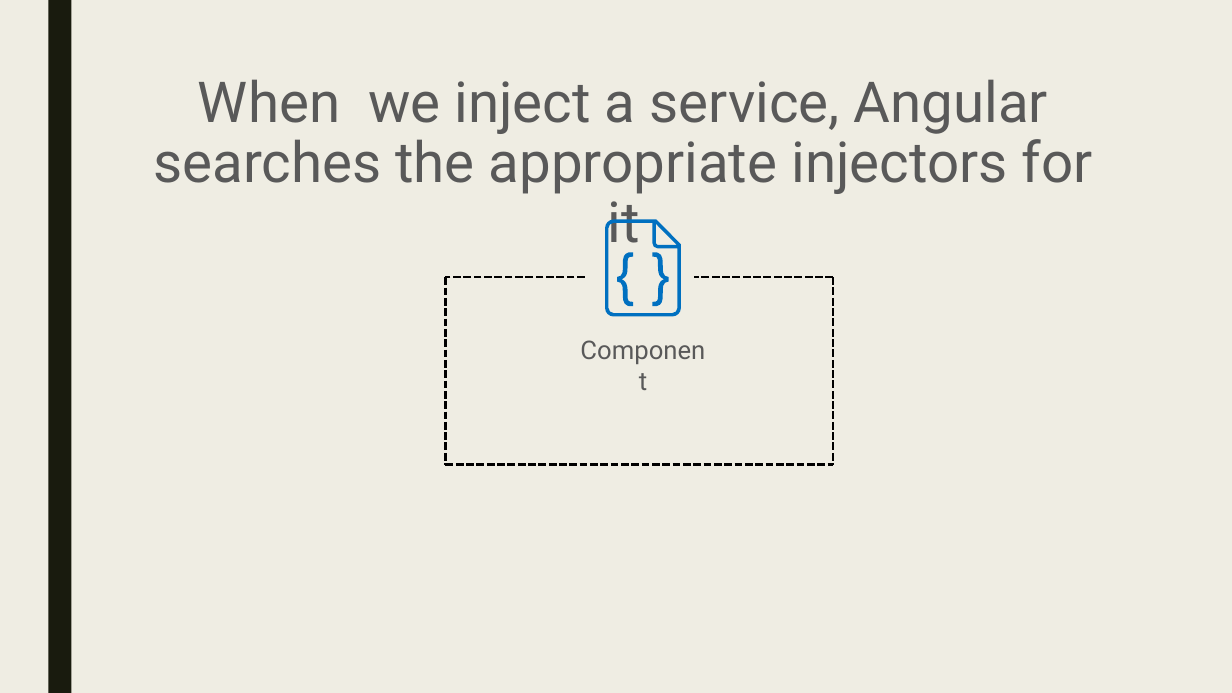
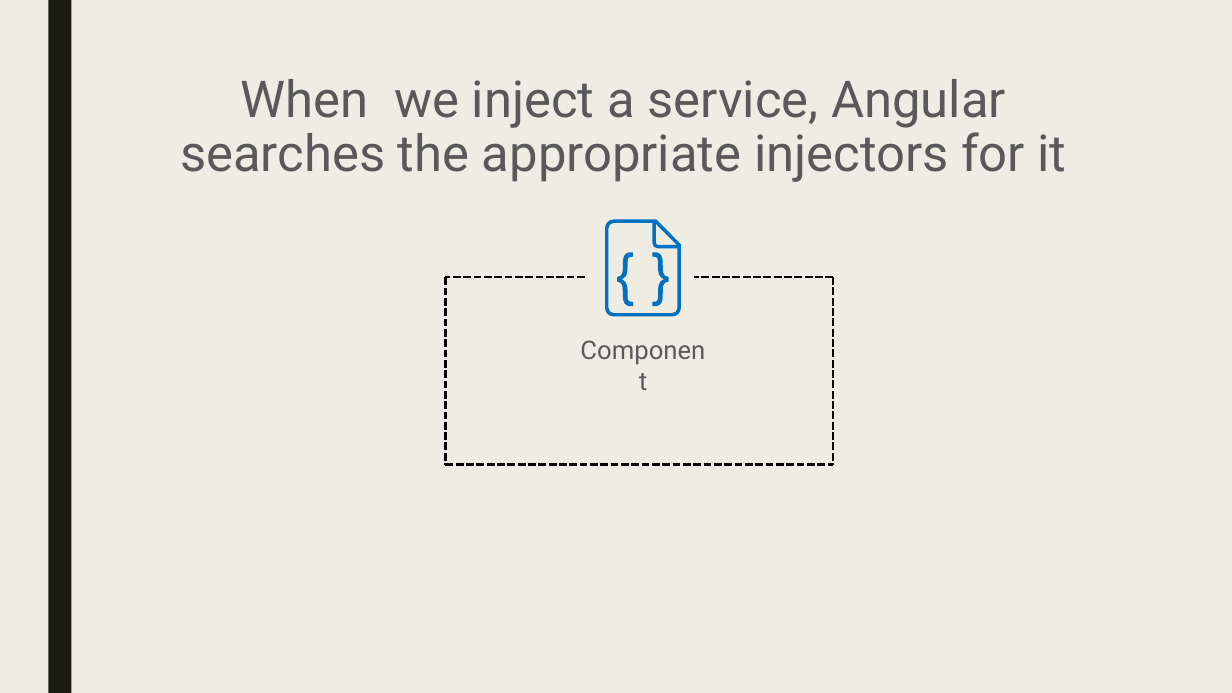
Before and after one commit to pkyurkchiev/mean-stack, a slide deck: slide 33 of presentations/angular2.pptx (slide 31 before the commit). Drawn at 1232x693 pixels with LibreOffice and Linux fonts; fonts in the diff are those of the drawing. Boxes give left, top, right and bottom in pixels: in the first picture for what was removed or moved away, otherwise in the second. Text is boxed around its words. In the diff, an @@ line names an element or a change of style, - is before the commit and + after.

```diff
--- a/presentations/angular2.pptx
+++ b/presentations/angular2.pptx
@@ title "When we inject a service, ..." at (x1=180, y1=79, x2=1067, y2=182): size 44 to 39.6 pt @@
```
Also in this commit, not shown: 3 other slides changed, 2 slides added, 2 other files.
